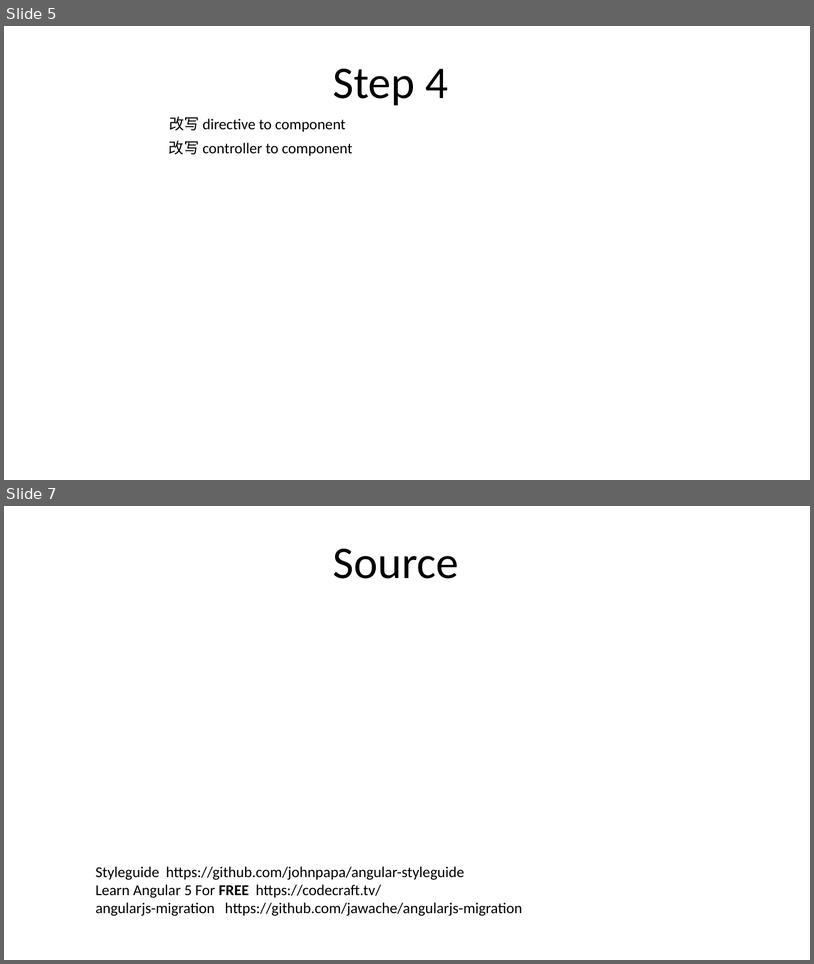
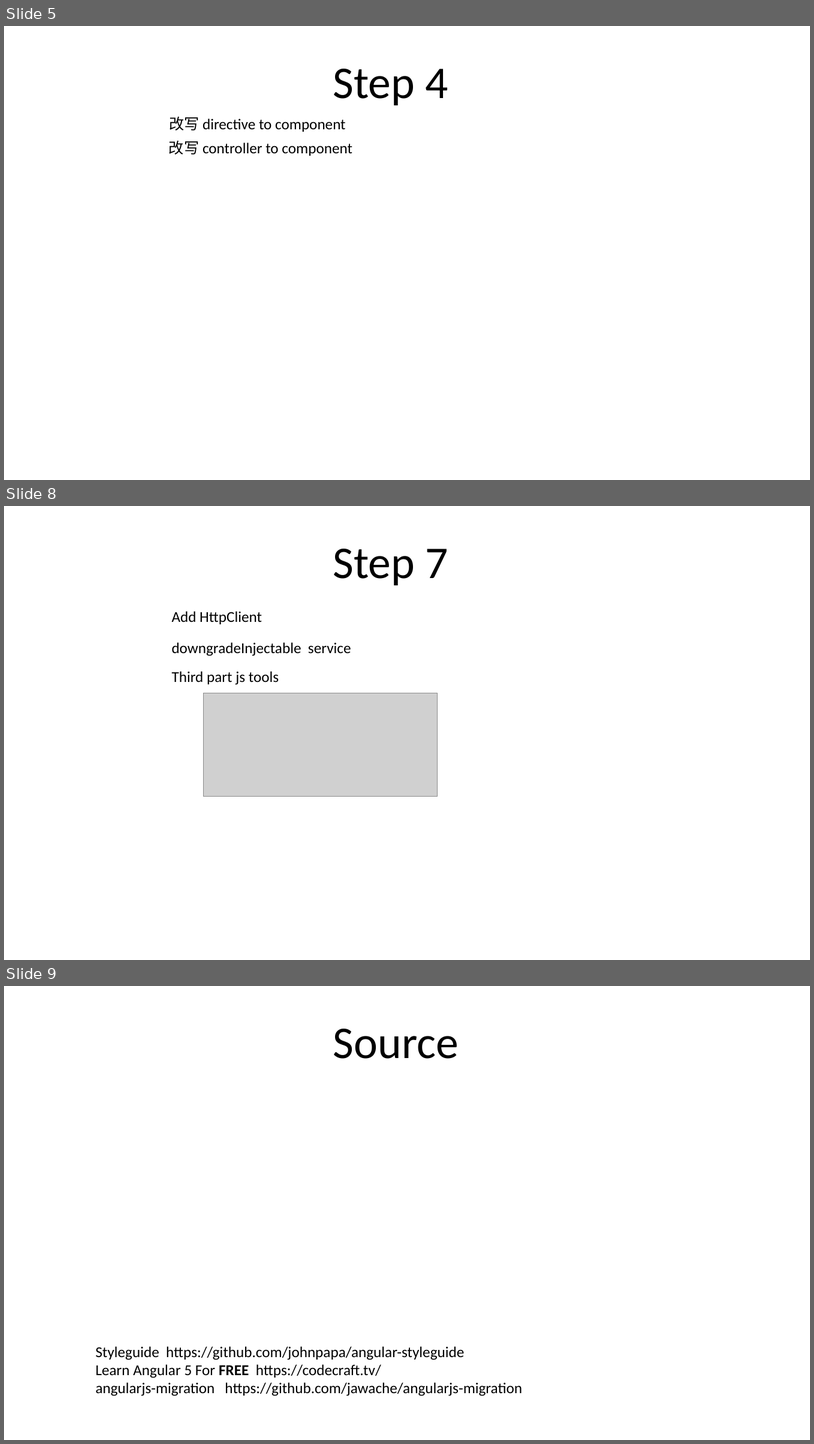
Before and after one commit to FredJiangFei/AngularDemo, a slide deck: Documents/upgrade angularjs.pptx. Shown one above the other, each under a label of ours: slides 5 and 7 before the commit, slides 5, 8 and 9 after it; the slides between them are not shown. The pictures are 814x964 and 814x1444 pixels, drawn with LibreOffice and Linux fonts; fonts in the diff are those of the drawing; grey boxes stand for pictures. Boxes give left, top, right and bottom in pixels: in the first picture for what was removed or moved away, otherwise in the second. Text is boxed around its words. In the diff, an @@ line names an element or a change of style, - is before the commit and + after.

```diff
--- a/Documents/upgrade angularjs.pptx
+++ b/Documents/upgrade angularjs.pptx
@@ slide 8 added at (4,506,810,960), background #FFFFFF @@
@@ text added at (333,549,448,586), 54 pt, text #000000 @@
+Step 7
@@ text added at (172,611,262,624), 18 pt, text #000000 @@
+Add HttpClient
@@ text added at (172,642,351,656), 18 pt, text #000000 @@
+downgradeInjectable service
@@ text added at (172,671,279,685), 18 pt, text #000000 @@
+Third part js tools
@@ picture added at (204,693,438,796) @@
@@ what was slide 7 is now slide 9 @@
```
Also in this commit, not shown: 1 slide changed, 1 other slide added.
